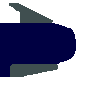
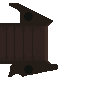
Layer changes from the first 87×87 image to the second:
renamed "Background" to "Material", moved it into group "Material group", painted on it over [0, 3, 76, 77]
added group "Background group" with 3 layers over [0, 3, 58, 77]
added layer "Object backing" in group "Background group" over [8, 3, 58, 77]
added layer "Background" in group "Background group" over [0, 12, 51, 74]
